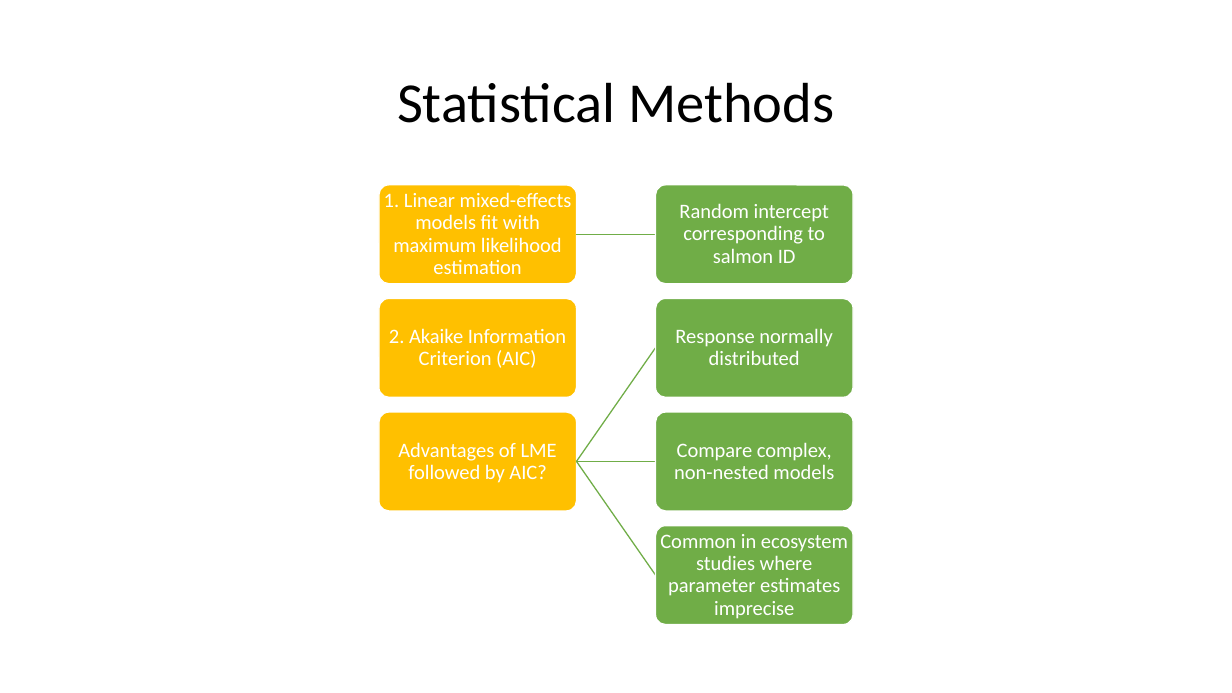
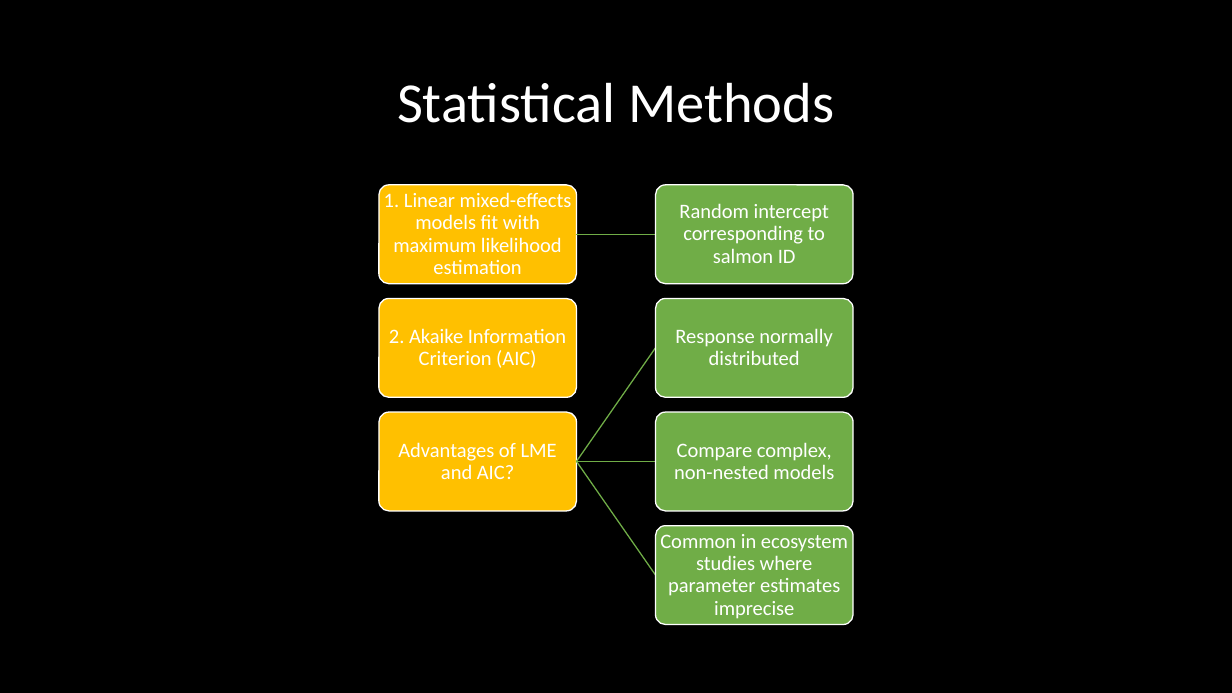
Before and after one commit to rghansen/ES482, a slide deck: slide 4 of ES data project presentation_salmon diet.pptx. Drawn at 1232x693 pixels with LibreOffice and Linux fonts; fonts in the diff are those of the drawing. Boxes give left, top, right and bottom in pixels: in the first picture for what was removed or moved away, otherwise in the second. Text is boxed around its words. In the diff, an @@ line names an element or a change of style, - is before the commit and + after.

```diff
--- a/ES data project presentation_salmon diet.pptx
+++ b/ES data project presentation_salmon diet.pptx
@@ background #FFFFFF to #000000 @@
@@ title "Statistical Methods" at <box>397,82,834,123</box>: text colour #000000 to #FFFFFF @@
@@ text at <box>398,442,557,479</box>: text changed @@
-Advantages of LME followed by AIC?
+Advantages of LME and AIC?
```
Also in this commit, not shown: 10 other slides changed.
